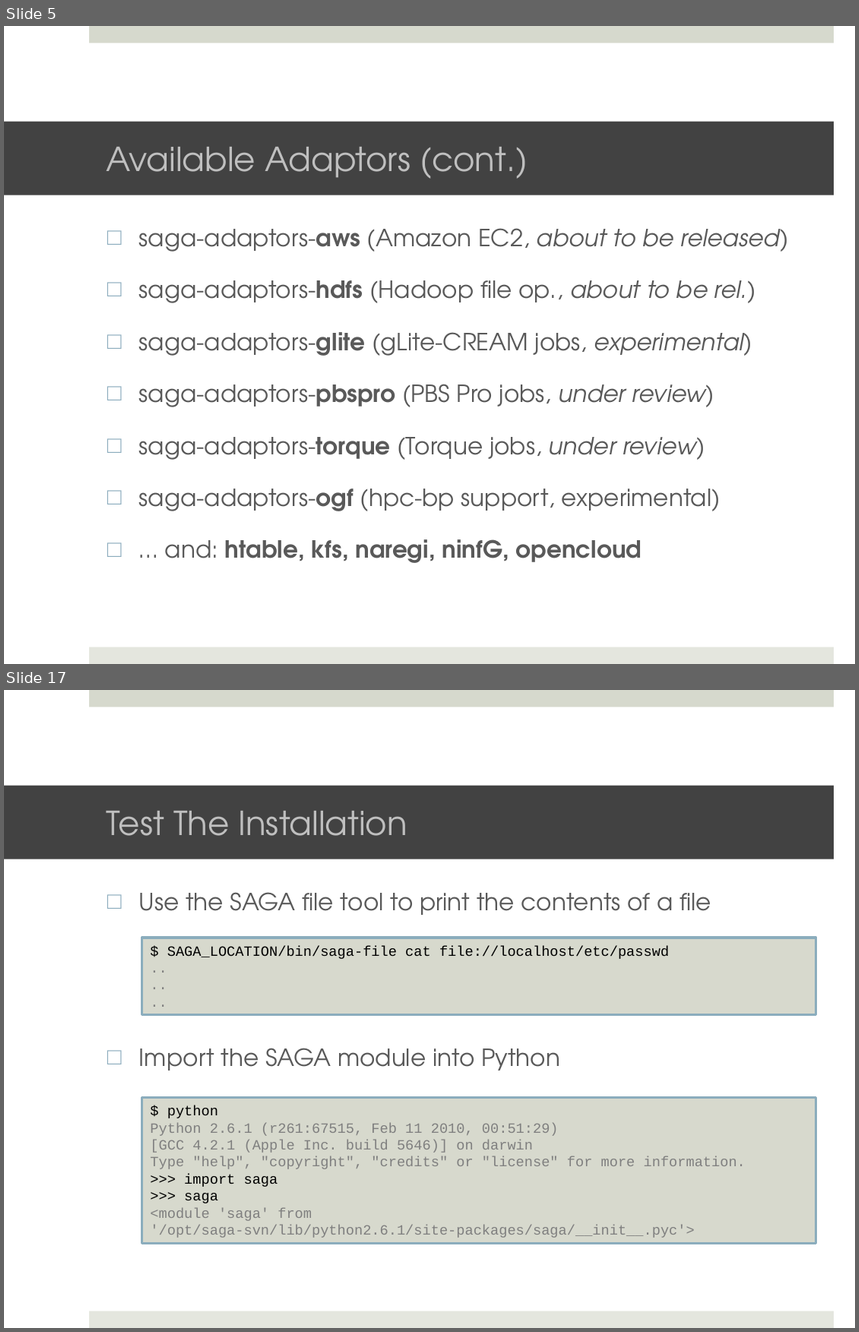
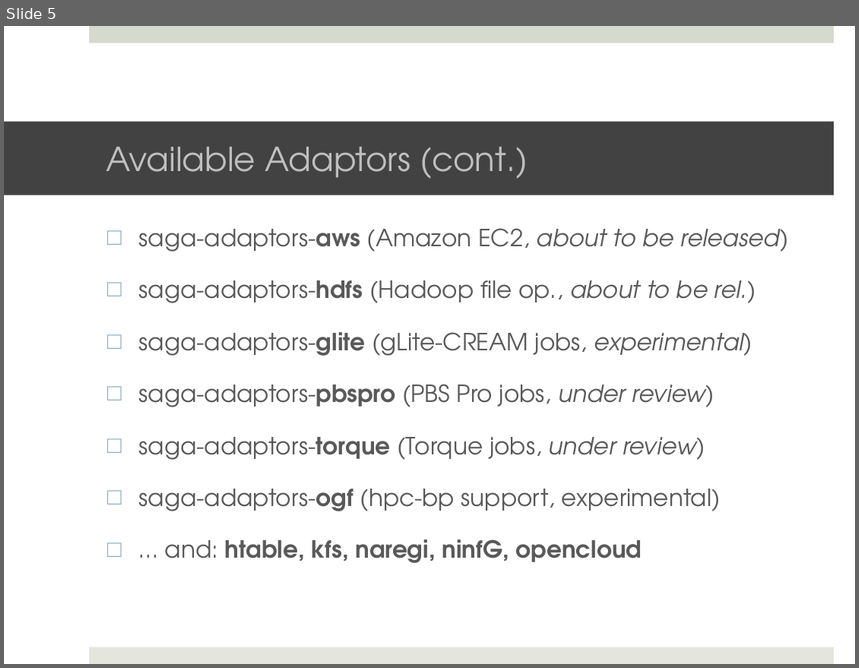
Before and after one commit to saga-project/saga-cpp-legacy-projects, a slide deck: tutorial/general_tutorial/Installation.pptx. Shown one above the other, each under a label of ours: slides 5 and 17 before the commit, slide 5 after it; the slides between them are not shown. The pictures are 859x1332 and 859x668 pixels, drawn with LibreOffice and Linux fonts; fonts in the diff are those of the drawing; background and template pictures are left out. Boxes give left, top, right and bottom in pixels: in the first picture for what was removed or moved away, otherwise in the second. Text is boxed around its words. In the diff, an @@ line names an element or a change of style, - is before the commit and + after.

Commit message:
Overhauled version of installation slides

```diff
--- a/tutorial/general_tutorial/Installation.pptx
+++ b/tutorial/general_tutorial/Installation.pptx
@@ slide 17 removed at [4,690,855,1328], background #FFFFFF; not listed: 2 template elements that a slide beside it also shows @@
@@ title removed at [4,785,834,859] @@
-Test The Installation
@@ text removed at [139,892,712,1071] @@
-□ Use the SAGA file tool to print the contents of a file
-□ Import the SAGA module into Python
@@ rectangle removed at [142,938,816,1015] @@
-$ SAGA_LOCATION/bin/saga-file cat file://localhost/etc/passwd
-..
-..
-..
@@ rectangle removed at [142,1097,816,1244] @@
-$ python
-Python 2.6.1 (r261:67515, Feb 11 2010, 00:51:29)
-[GCC 4.2.1 (Apple Inc. build 5646)] on darwin
-Type "help", "copyright", "credits" or "license" for more information.
->>> import saga
->>> saga
-<module 'saga' from '/opt/saga-svn/lib/python2.6.1/site-packages/saga/__init__.pyc'>
```
Also in this commit, not shown: 4 slides changed, 6 slides added, 8 other slides removed.
